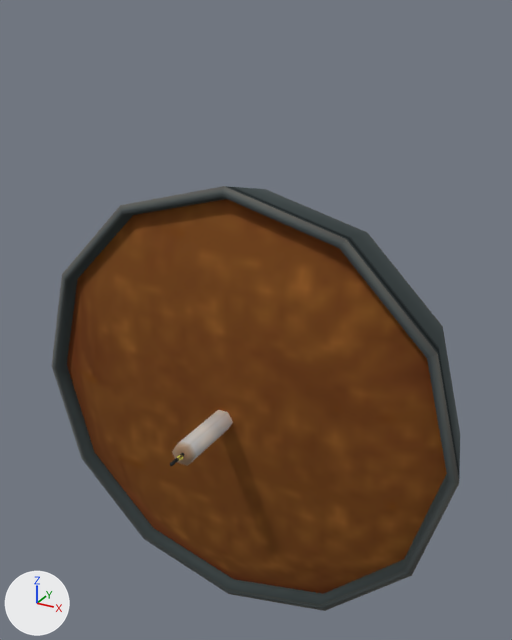
Two versions of the FBX model SapphCooking/media/models_X/Worlditems/H_CakePan_Candle.fbx, one commit apart.
Rendered twice from a 50 mm lens placed at (0.566, -0.798, 0.208), pointed at (0.125, 0.003, -0.193). Arrows for +X, +Y and +Z are at lower left; the lights stay in place.

In view in the first picture: 'Cake001'.
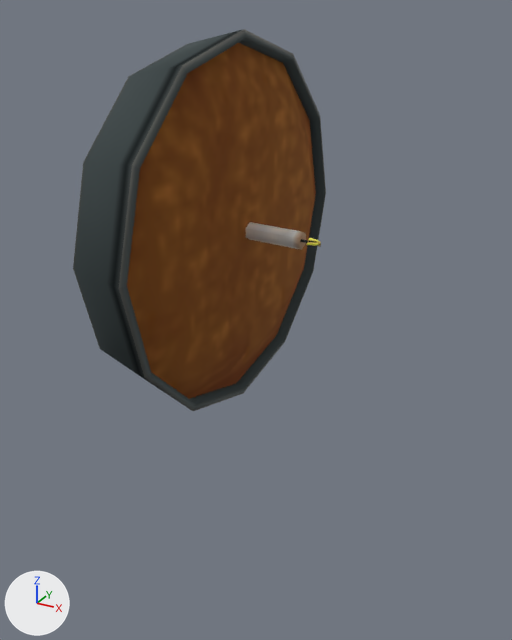
What changed in the scene script:
```text
Change me_mesh_002:
    where me_mesh_002.from_pydata(...)  # 125 vertices, 178 faces; spans x -0.152..0.449, y -0.251..-0.013, z -0.578..0.023
    used by ob_cake001; location = (0.0, 0.0, 0.0)
    me_mesh_002 part 1: the loose piece of 60 vertices spanning x -0.152..0.449, y -0.136..-0.013, z -0.578..0.023 is multiplied about its middle by the matrix ((0.019, -0.855, -0.026), (-0.001, 0.026, -0.856), (0.856, 0.019, 0.0)), then moved by (-0.093, 0.099, 0.206)
    me_mesh_002 part 2: the loose piece of 26 vertices spanning x 0.136..0.168, y -0.251..-0.055, z -0.29..-0.259 is multiplied about its middle by the matrix ((0.019, -0.855, -0.026), (-0.001, 0.026, -0.856), (0.856, 0.019, 0.0)), then moved by (-0.029, 0.172, 0.203)
    me_mesh_002 part 3: the loose piece of 9 vertices spanning x 0.151..0.155, y -0.24..-0.228, z -0.271..-0.268 is multiplied about its middle by the matrix ((0.016, -1.753, 0.161), (-0.139, -0.161, -1.747), (1.754, 0.004, -0.14)), then moved by (0.051, 0.245, 0.198)
```

Changed parts and their boxes (x1, y1, x2, y2) in the pictures (512 x 640 px; the box of a moved part takes in the faces that stretch with it):
'Cake001', reshaped (38% narrower, 10% shorter): before (52, 186, 460, 611); after (73, 29, 326, 411)
part 1 of me_mesh_002, moved or reshaped: before (52, 186, 460, 611); after (73, 29, 326, 411)
part 2 of me_mesh_002, moved or reshaped: before (170, 410, 233, 466); after (246, 222, 313, 250)
part 3 of me_mesh_002, moved or reshaped (not visible before): after (306, 241, 320, 245)
